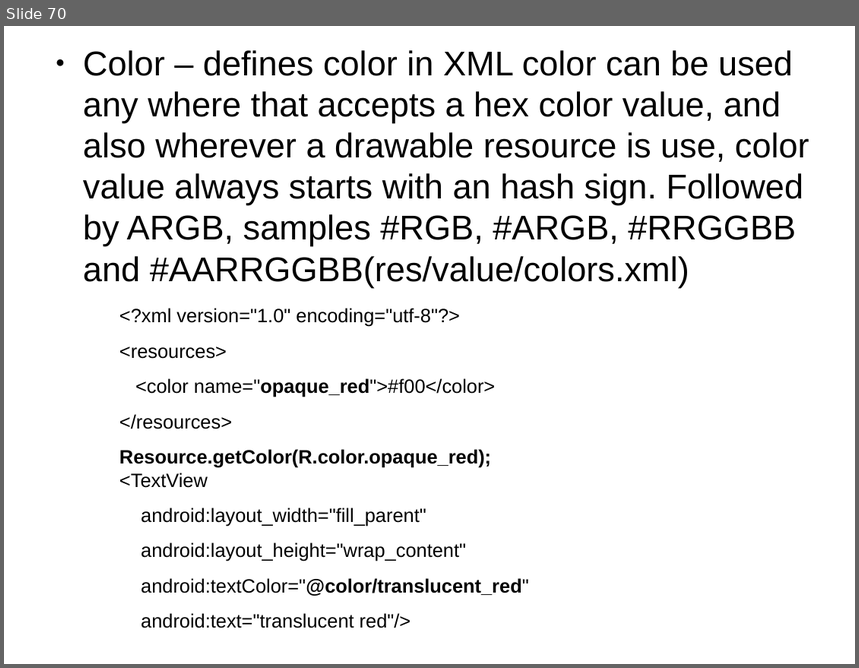
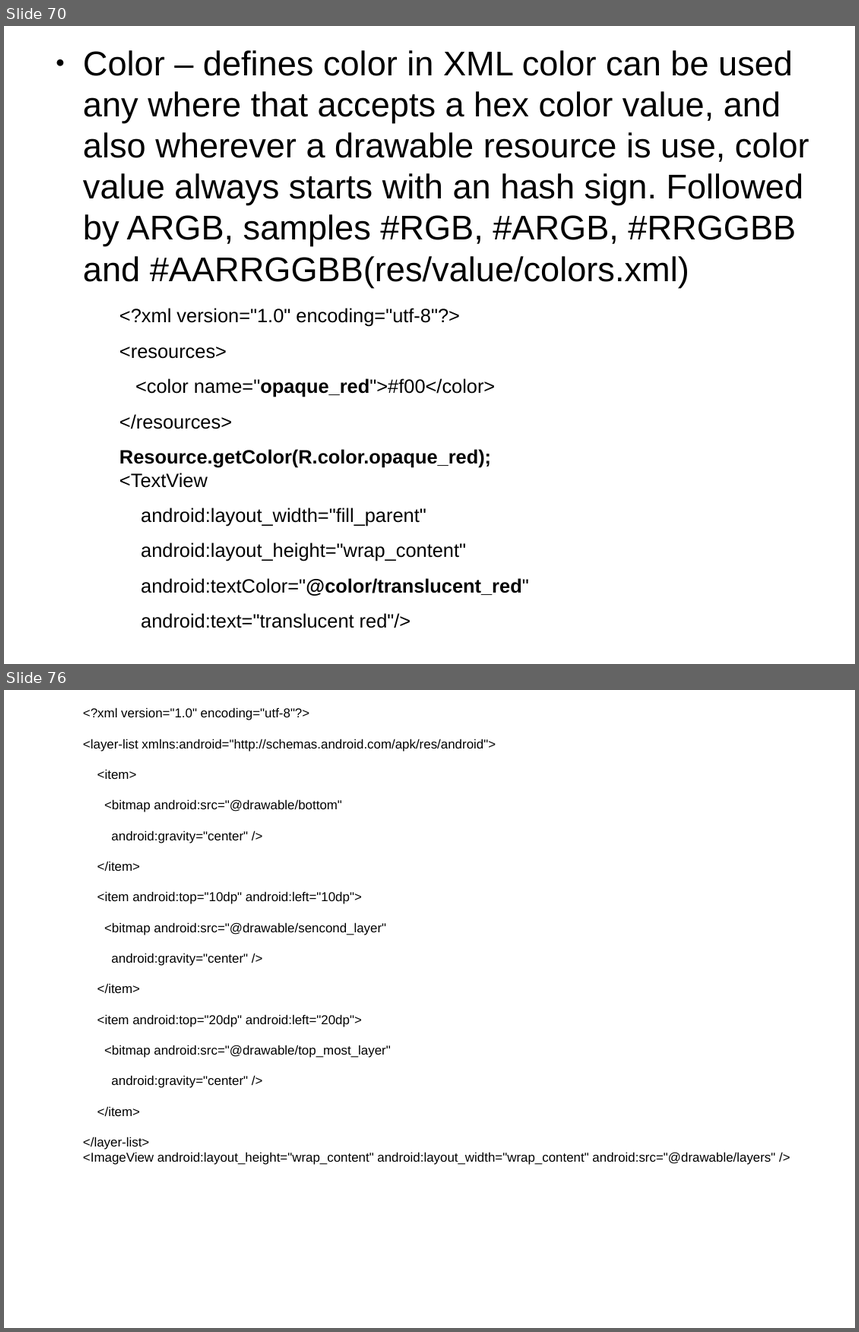
Before and after one commit to thegreatdao/testa, a slide deck: assets/android.odp. Shown one above the other, each under a label of ours: slide 70 before the commit, slides 70 and 76 after it; the slides between them are not shown. The pictures are 859x668 and 859x1332 pixels, drawn with LibreOffice and Linux fonts; fonts in the diff are those of the drawing. Boxes give left, top, right and bottom in pixels: in the first picture for what was removed or moved away, otherwise in the second. Text is boxed around its words. In the diff, an @@ line names an element or a change of style, - is before the commit and + after.

```diff
--- a/assets/android.odp
+++ b/assets/android.odp
@@ slide 76 added at bbox=[4, 690, 855, 1328], background #FFFFFF @@
@@ text added at bbox=[83, 707, 775, 1165], 12 pt, text #000000 @@
+<?xml version="1.0" encoding="utf-8"?>
+<layer-list xmlns:android="http://schemas.android.com/apk/res/android">
+<item>
+<bitmap android:src="@drawable/bottom"
+android:gravity="center" />
+</item>
+<item android:top="10dp" android:left="10dp">
+<bitmap android:src="@drawable/sencond_layer"
+android:gravity="center" />
+</item>
+<item android:top="20dp" android:left="20dp">
+<bitmap android:src="@drawable/top_most_layer"
+android:gravity="center" />
+</item>
+</layer-list>
+<ImageView android:layout_height="wrap_content" android:layout_width="wrap_content" android:src="@drawable/layers" />
```
Also in this commit, not shown: 11 other slides added, 1 slide removed, 4 other files.
